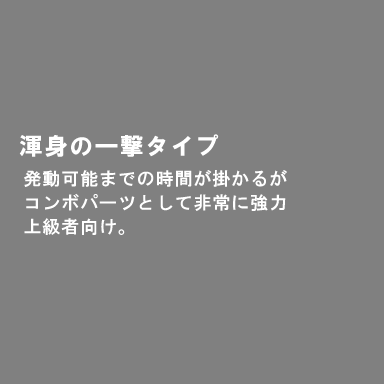
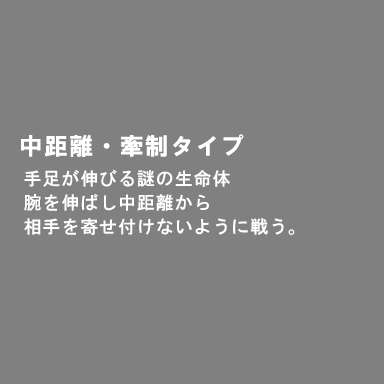
The second 384×384 image is a revision of the first. Changes to its layers:
hid group "モコイ" (2 layers) over bbox(19, 134, 287, 235)
added group "∵" with 2 layers above "アイル―フォント" over bbox(21, 134, 295, 235)
added layer "手足が伸びる謎の生命体 腕を伸ばし中距離から 相手を寄せ付けないように戦う。" in group "∵" over bbox(24, 169, 295, 235)
added layer "中距離・牽制タイプ" in group "∵" over bbox(21, 134, 244, 157)
